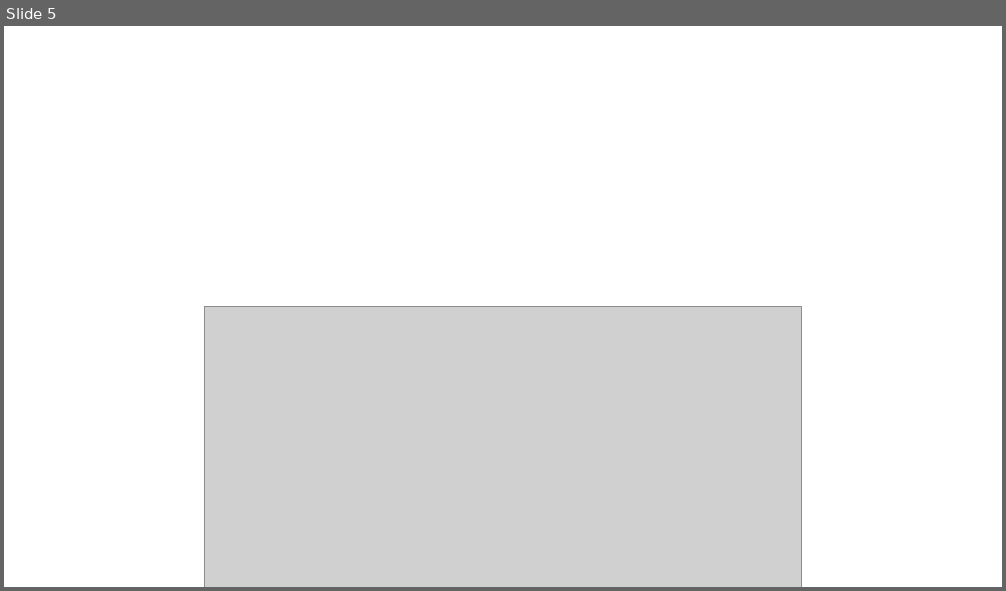
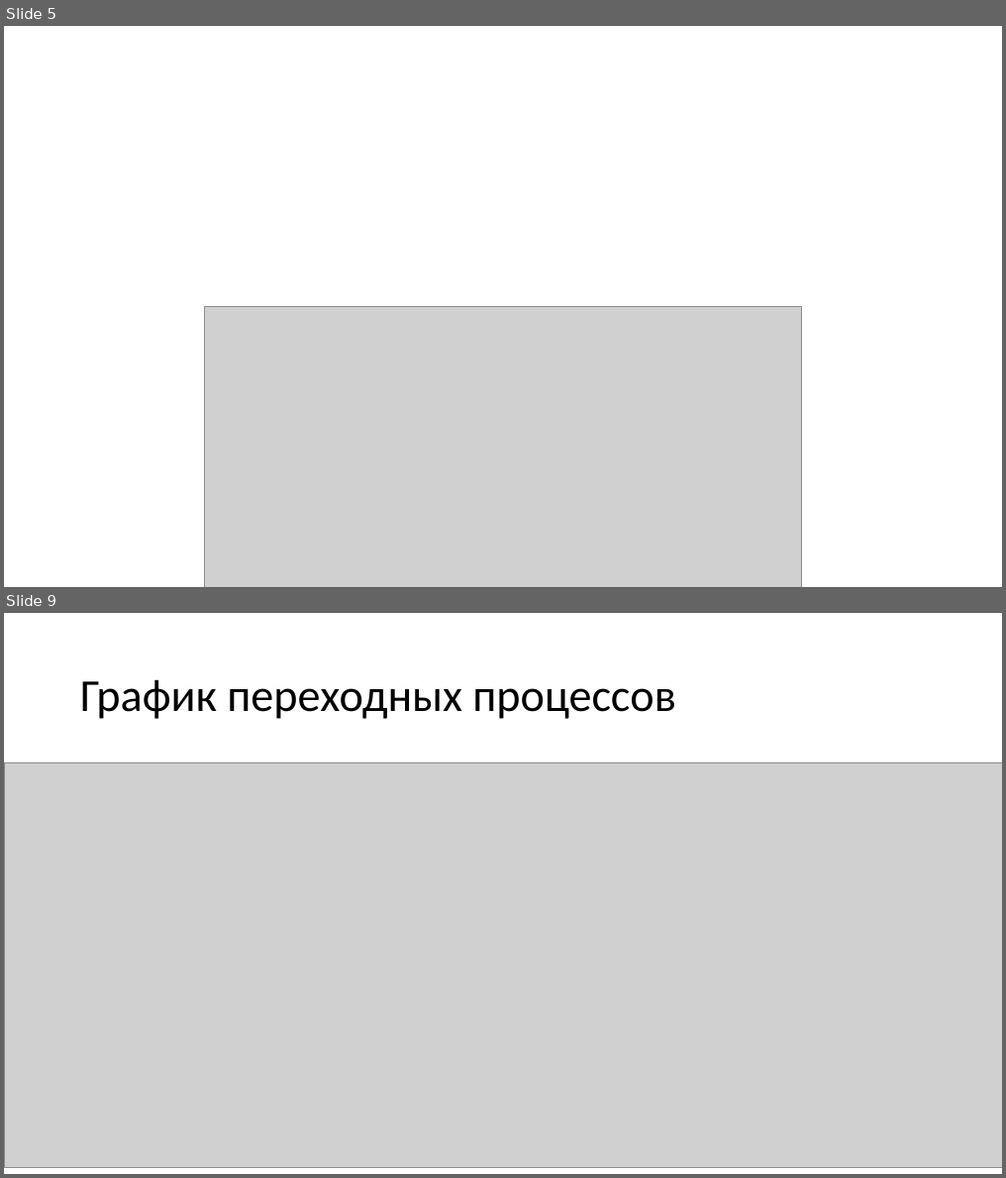
Before and after one commit to AsciiShell/CircuitEngineering, a slide deck: HomeWork_1/Prezentation/Широтно-импульсный модулятор на ОУ.pptx. Shown one above the other, each under a label of ours: slide 5 before the commit, slides 5 and 9 after it; the slides between them are not shown. The pictures are 1006x591 and 1006x1178 pixels, drawn with LibreOffice and Linux fonts; fonts in the diff are those of the drawing; grey boxes stand for pictures. Boxes give left, top, right and bottom in pixels: in the first picture for what was removed or moved away, otherwise in the second. Text is boxed around its words. In the diff, an @@ line names an element or a change of style, - is before the commit and + after.

```diff
--- a/HomeWork_1/Prezentation/Широтно-импульсный модулятор на ОУ.pptx
+++ b/HomeWork_1/Prezentation/Широтно-импульсный модулятор на ОУ.pptx
@@ slide 9 added at [4,613,1002,1174], background #FFFFFF @@
@@ title added at [80,679,675,719], 44 pt, text #000000 @@
+График переходных процессов
@@ picture added at [4,762,1002,1167] @@
```
Also in this commit, not shown: 4 other slides added, 1 slide removed, 3 other files.
